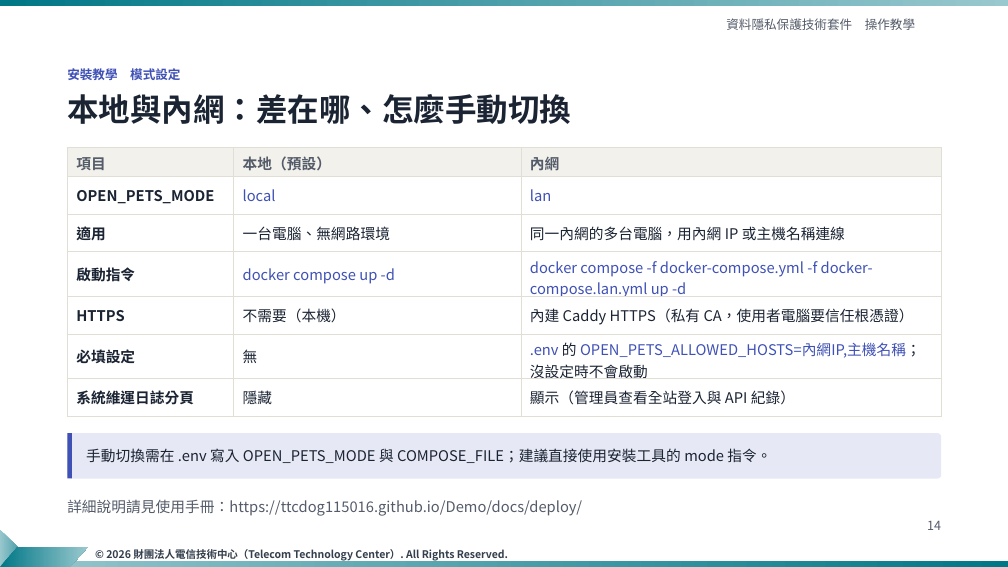
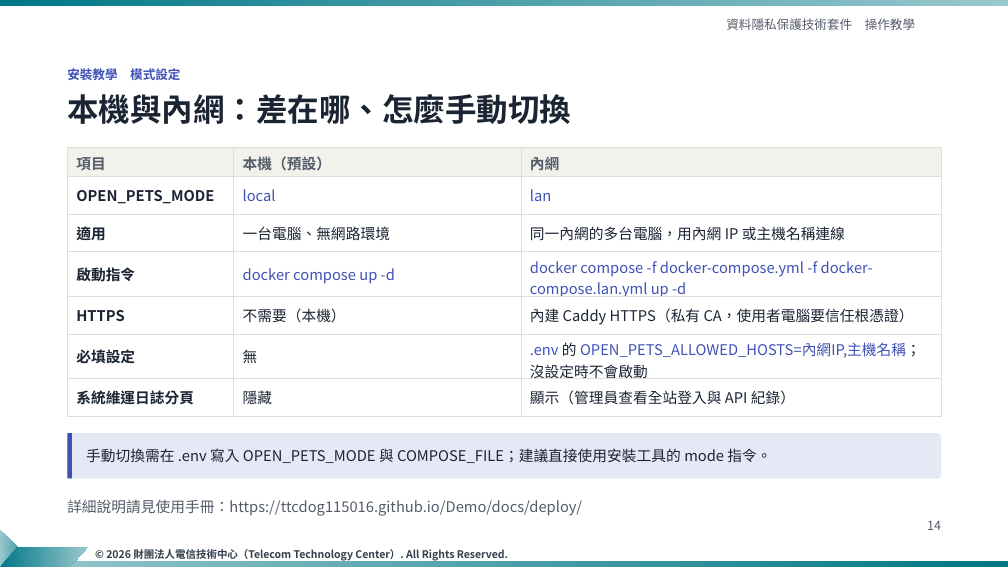
Before and after one commit to ttcdog115016/Demo, a slide deck: slide 14 of slides/資料隱私保護技術套件_操作教學_TTC樣板_v4.pptx. Drawn at 1008x567 pixels with LibreOffice and Linux fonts; fonts in the diff are those of the drawing; background and template pictures are left out. Boxes give left, top, right and bottom in pixels: in the first picture for what was removed or moved away, otherwise in the second. Text is boxed around its words. In the diff, an @@ line names an element or a change of style, - is before the commit and + after.

```diff
--- a/slides/資料隱私保護技術套件_操作教學_TTC樣板_v4.pptx
+++ b/slides/資料隱私保護技術套件_操作教學_TTC樣板_v4.pptx
@@ text at bbox=[67, 94, 571, 124]: text changed @@
-本地與內網：差在哪、怎麼手動切換
+本機與內網：差在哪、怎麼手動切換
@@ table at bbox=[67, 147, 941, 416] @@
-row 1, column 2: 本地（預設）
+row 1, column 2: 本機（預設）
```
Also in this commit, not shown: 6 other slides changed, 10 other files.
